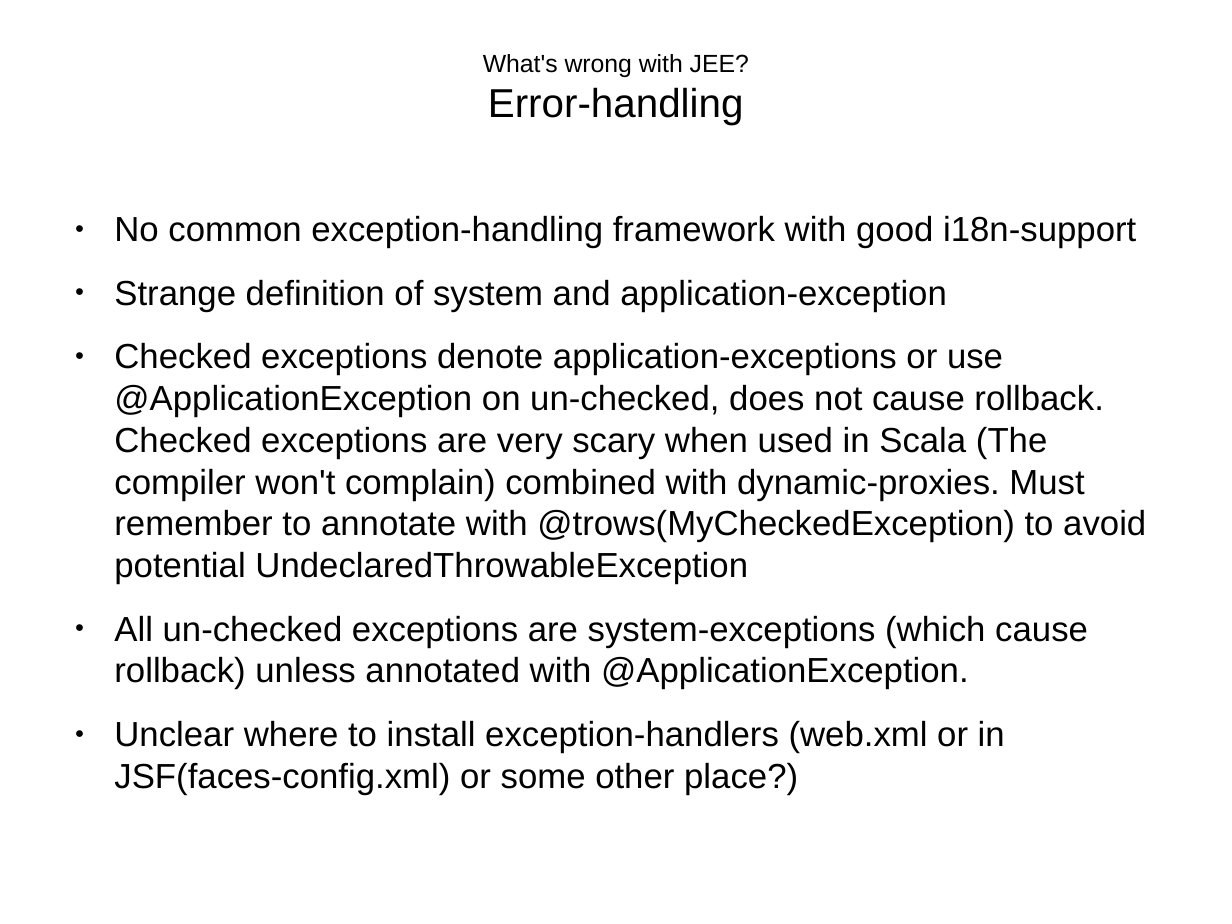
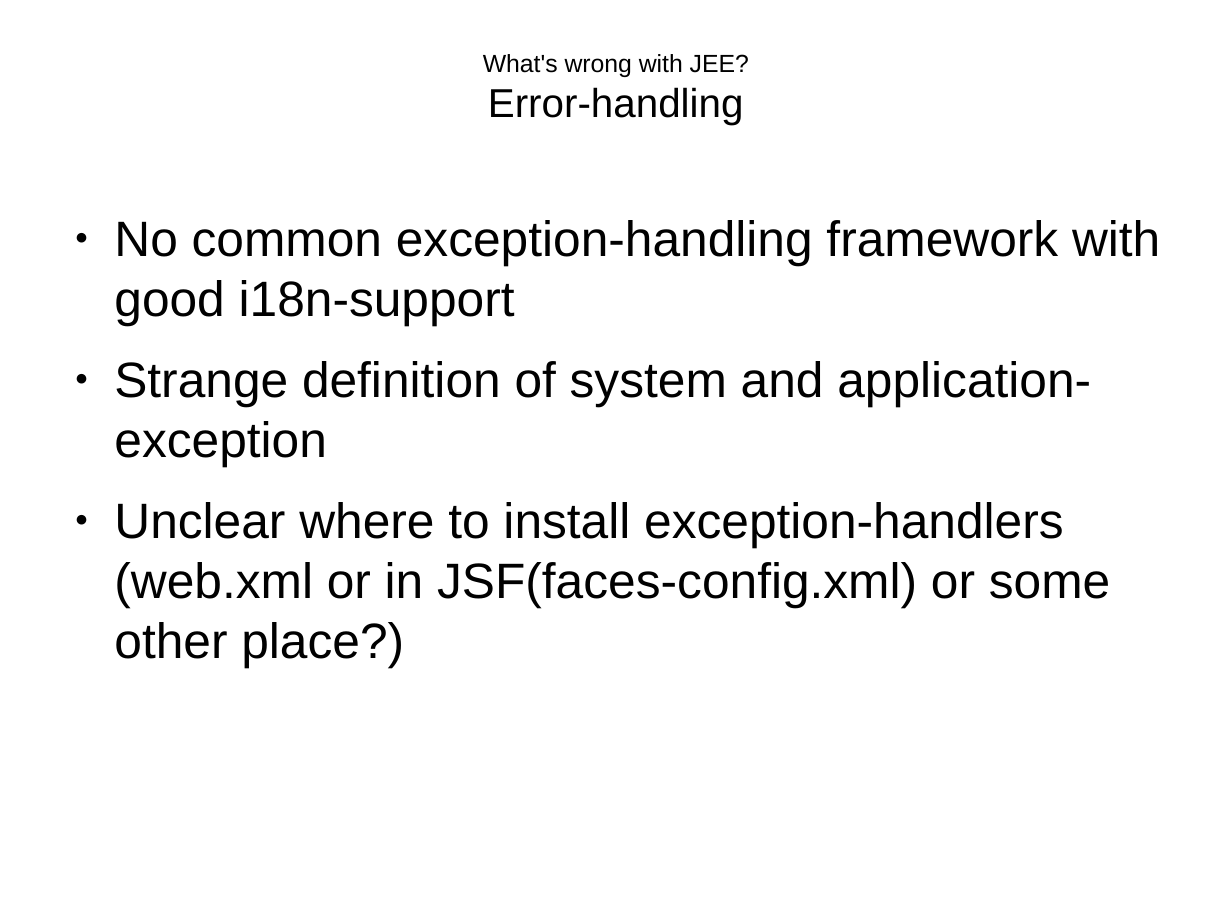
Before and after one commit to andreak/slol-2011, a slide deck: slide 8 of Scala-LiftOff-2011-lift-from-jee-perspective.odp (slide 9 before the commit). Drawn at 1232x924 pixels with LibreOffice and Linux fonts; fonts in the diff are those of the drawing. Boxes give left, top, right and bottom in pixels: in the first picture for what was removed or moved away, otherwise in the second. Text is boxed around its words. In the diff, an @@ line names an element or a change of style, - is before the commit and + after.

```diff
--- a/Scala-LiftOff-2011-lift-from-jee-perspective.odp
+++ b/Scala-LiftOff-2011-lift-from-jee-perspective.odp
@@ text "No common exception-handling framework with ..." at box(114, 220, 1160, 667): size 22.4 to 32 pt @@
@@ text at box(114, 342, 1146, 689): paragraphs removed @@
-● Checked exceptions denote application-exceptions or use @ApplicationException on un-checked, does not cause rollback. Checked exceptions are very scary when used in Scala (The compiler won't complain) combined with dynamic-proxies. Must remember to annotate with @trows(MyCheckedException) to avoid potential UndeclaredThrowableException
-● All un-checked exceptions are system-exceptions (which cause rollback) unless annotated with @ApplicationException.
```
Also in this commit, not shown: 24 other slides changed, 6 slides added, 4 slides removed.
